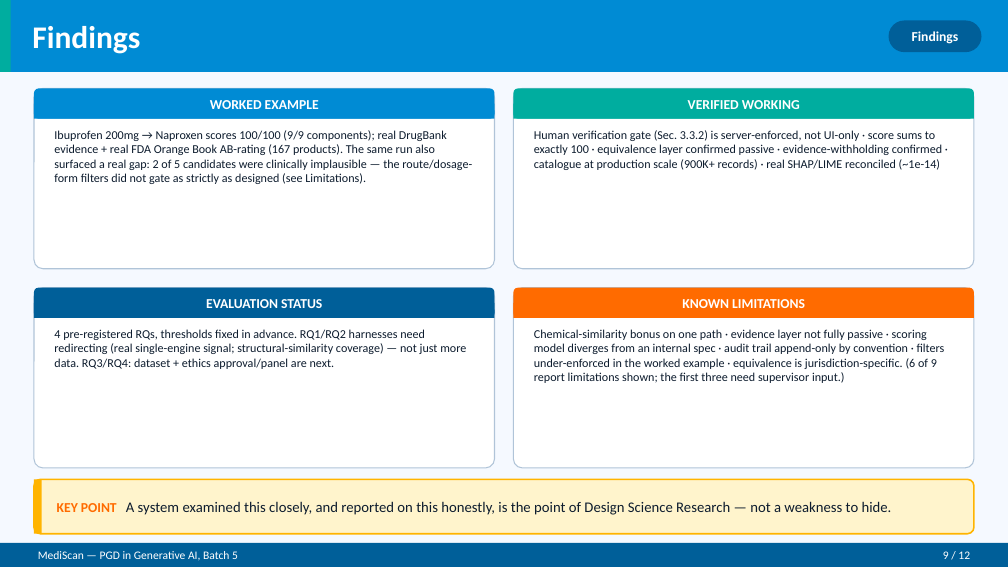
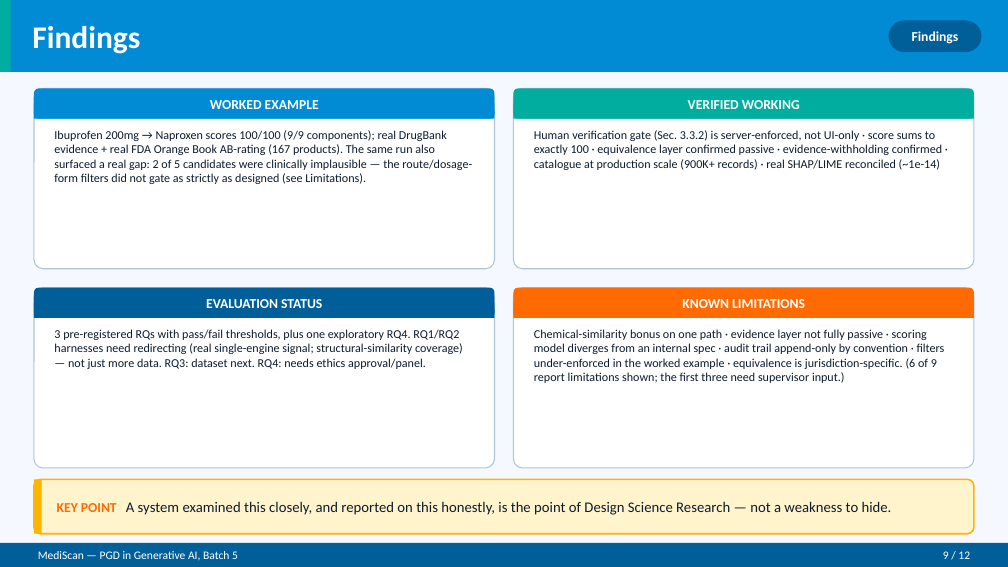
Before and after one commit to usamaalam01/prescriptionaiv2, a slide deck: slide 9 of uni-docs/MediScan_Final_Presentation.pptx. Drawn at 1008x567 pixels with LibreOffice and Linux fonts; fonts in the diff are those of the drawing. Boxes give left, top, right and bottom in pixels: in the first picture for what was removed or moved away, otherwise in the second. Text is boxed around its words. In the diff, an @@ line names an element or a change of style, - is before the commit and + after.

```diff
--- a/uni-docs/MediScan_Final_Presentation.pptx
+++ b/uni-docs/MediScan_Final_Presentation.pptx
@@ text at (x1=54, y1=329, x2=463, y2=369): text changed @@
-4 pre-registered RQs, thresholds fixed in advance. RQ1/RQ2 harnesses need redirecting (real single-engine signal; structural-similarity coverage) — not just more data. RQ3/RQ4: dataset + ethics approval/panel are next.
+3 pre-registered RQs with pass/fail thresholds, plus one exploratory RQ4. RQ1/RQ2 harnesses need redirecting (real single-engine signal; structural-similarity coverage) — not just more data. RQ3: dataset next. RQ4: needs ethics approval/panel.
```
Also in this commit, not shown: 3 other files.
